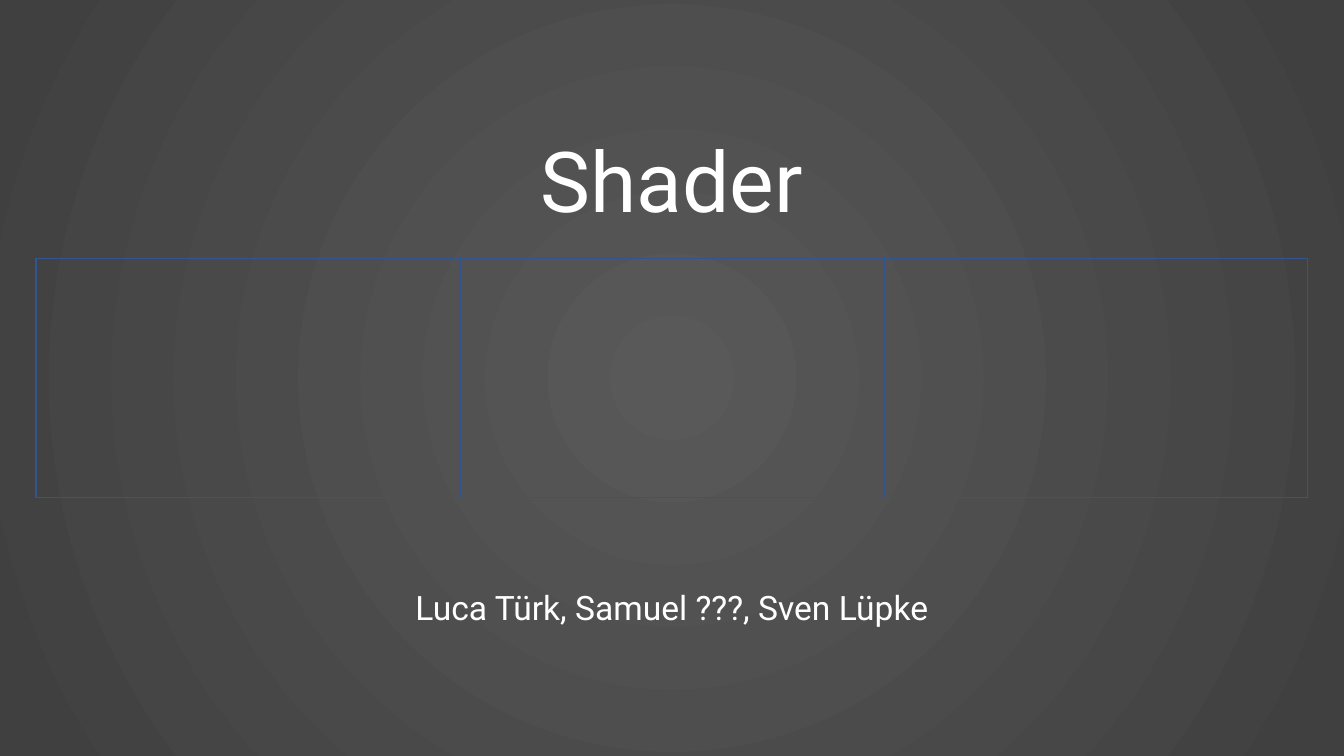
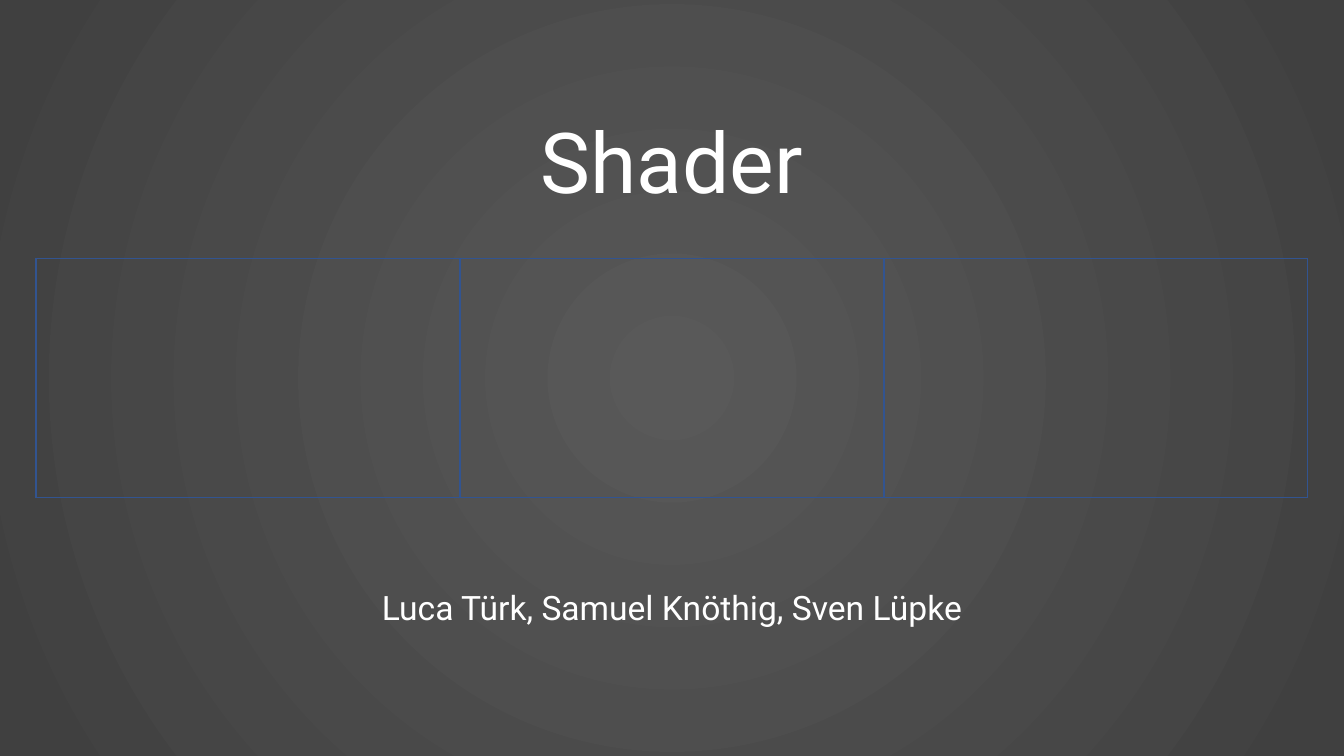
Before and after one commit to KnightTec/ShaderProject, a slide deck: slide 1 of Presentation.pptx. Drawn at 1344x756 pixels with LibreOffice and Linux fonts; fonts in the diff are those of the drawing. Boxes give left, top, right and bottom in pixels: in the first picture for what was removed or moved away, otherwise in the second. Text is boxed around its words. In the diff, an @@ line names an element or a change of style, - is before the commit and + after.

```diff
--- a/Presentation.pptx
+++ b/Presentation.pptx
@@ title "Shader": place and size @@
-title "Shader" at <box>541,149,803,213</box>
+title "Shader" at <box>541,130,803,194</box>
@@ subtitle at <box>382,595,962,627</box>: text changed @@
-Luca Türk, Samuel ???, Sven Lüpke
+Luca Türk, Samuel Knöthig, Sven Lüpke
```
Also in this commit, not shown: 2 other slides changed, 6 other files.
